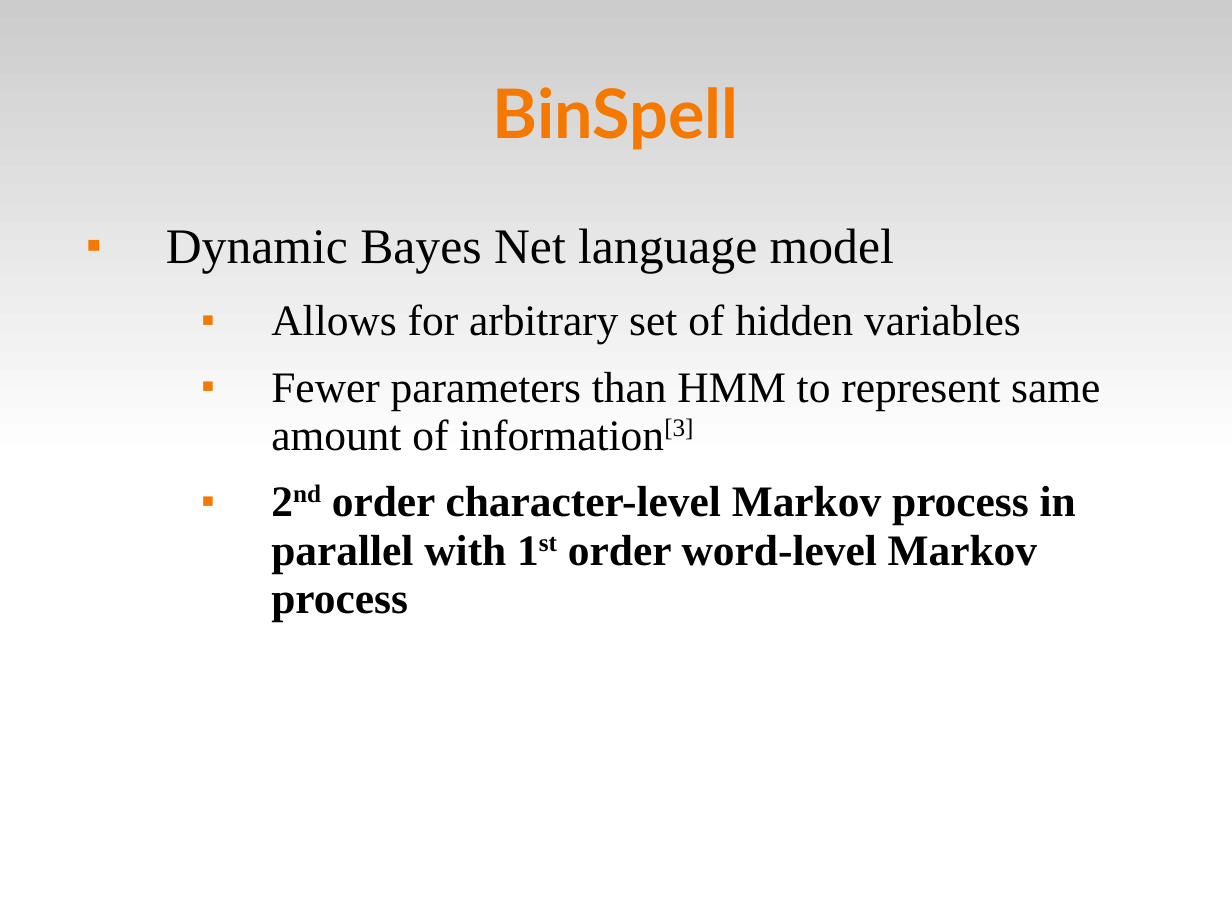
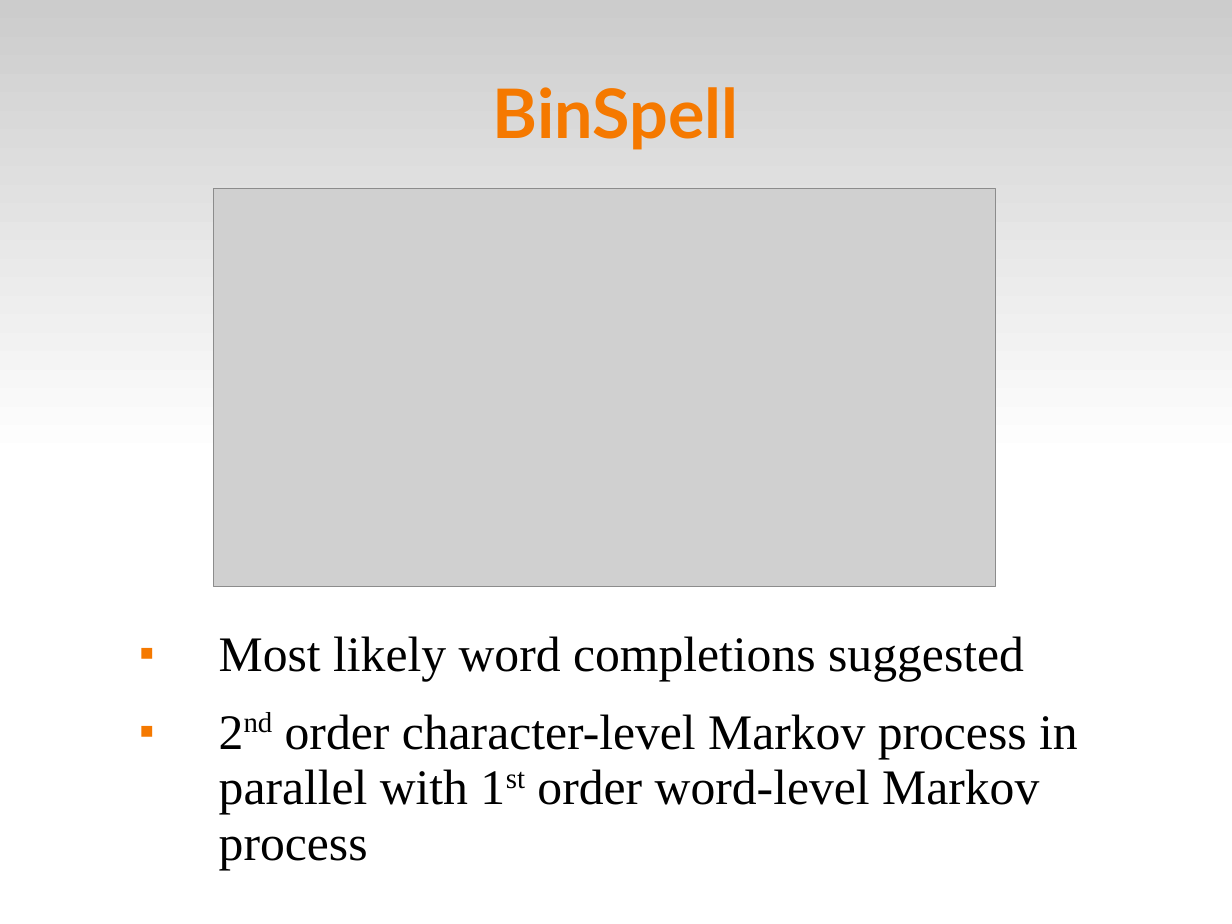
Before and after one commit to abdullah38rcc/BCI-Virtual-Keyboard, a slide deck: slide 9 of master's/docs/virtKey.ppt (slide 10 before the commit). Drawn at 1232x924 pixels with LibreOffice and Linux fonts; fonts in the diff are those of the drawing; grey boxes stand for pictures. Boxes give left, top, right and bottom in pixels: in the first picture for what was removed or moved away, otherwise in the second. Text is boxed around its words. In the diff, an @@ line names an element or a change of style, - is before the commit and + after.

Commit message:
* final changes to ppt*

```diff
--- a/master's/docs/virtKey.ppt
+++ b/master's/docs/virtKey.ppt
@@ picture added at <box>214,189,996,587</box> @@
@@ text removed at <box>166,228,1100,622</box> @@
-■ Dynamic Bayes Net language model
-  ■ Allows for arbitrary set of hidden variables
-  ■ Fewer parameters than HMM to represent same amount of information[3]
-  ■ 2nd order character-level Markov process in parallel with 1st order word-level Markov process
@@ text added at <box>219,636,1078,870</box>, 32 pt, text #000000 @@
+■ Most likely word completions suggested
+■ 2nd order character-level Markov process in parallel with 1st order word-level Markov process
```
Also in this commit, not shown: 9 other slides changed, 3 slides added, 5 slides removed.
